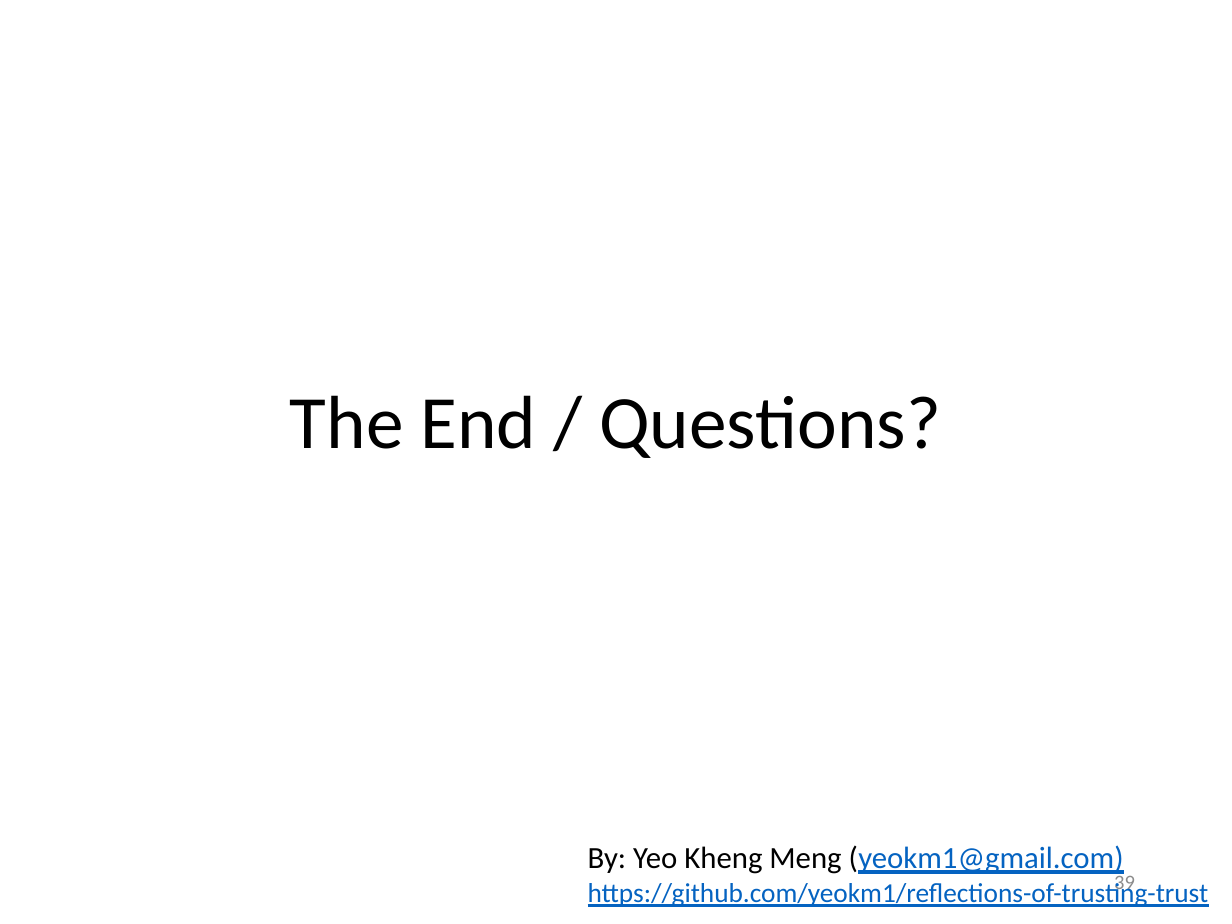
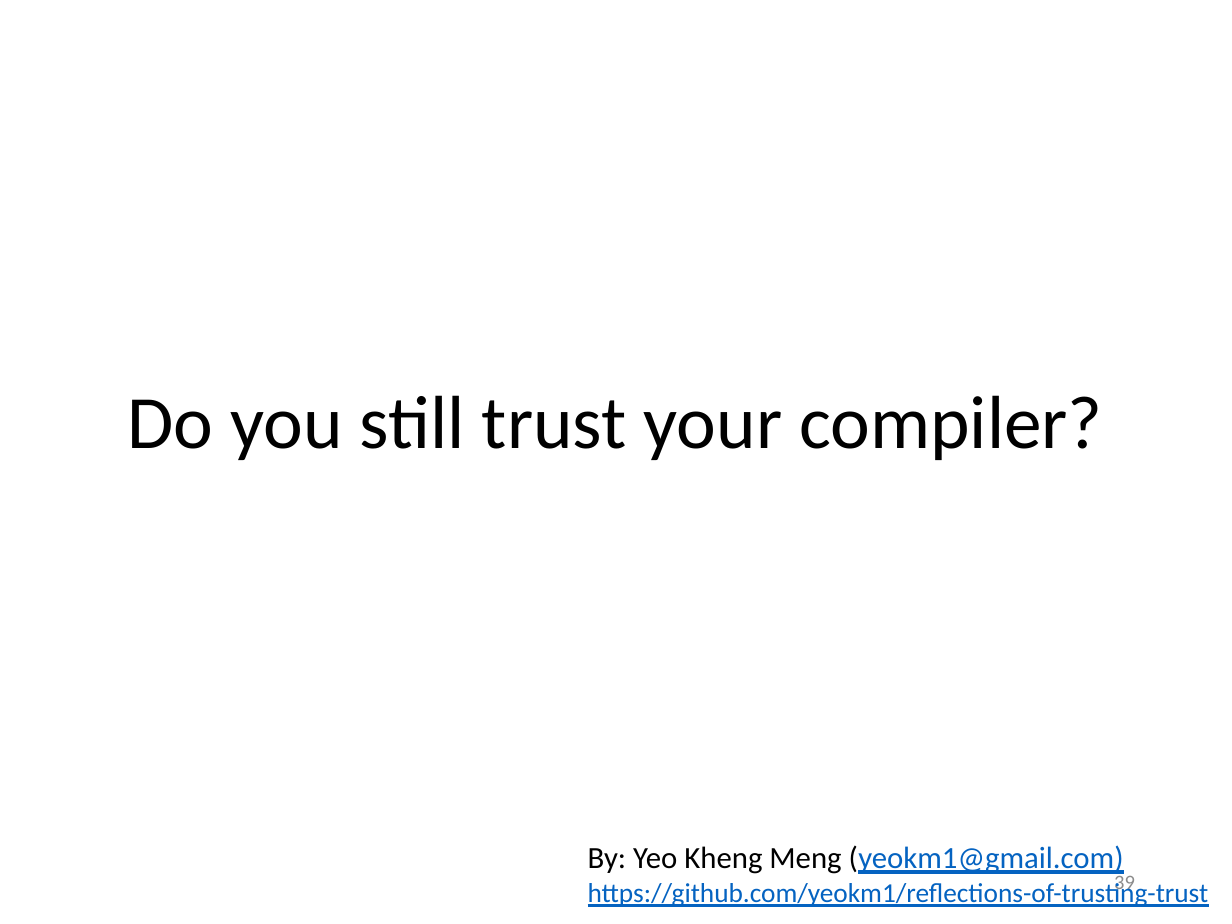
Before and after one commit to yeokm1/reflections-on-trusting-trust, a slide deck: slide 39 of reflections-on-trusting-trust-slides.pptx. Drawn at 1232x924 pixels with LibreOffice and Linux fonts; fonts in the diff are those of the drawing. Boxes give left, top, right and bottom in pixels: in the first picture for what was removed or moved away, otherwise in the second. Text is boxed around its words. In the diff, an @@ line names an element or a change of style, - is before the commit and + after.

```diff
--- a/reflections-on-trusting-trust-slides.pptx
+++ b/reflections-on-trusting-trust-slides.pptx
@@ title at (128, 395, 1103, 460): text changed @@
-The End / Questions?
+Do you still trust your compiler?
```
Also in this commit, not shown: 13 other slides changed, 1 other file.
